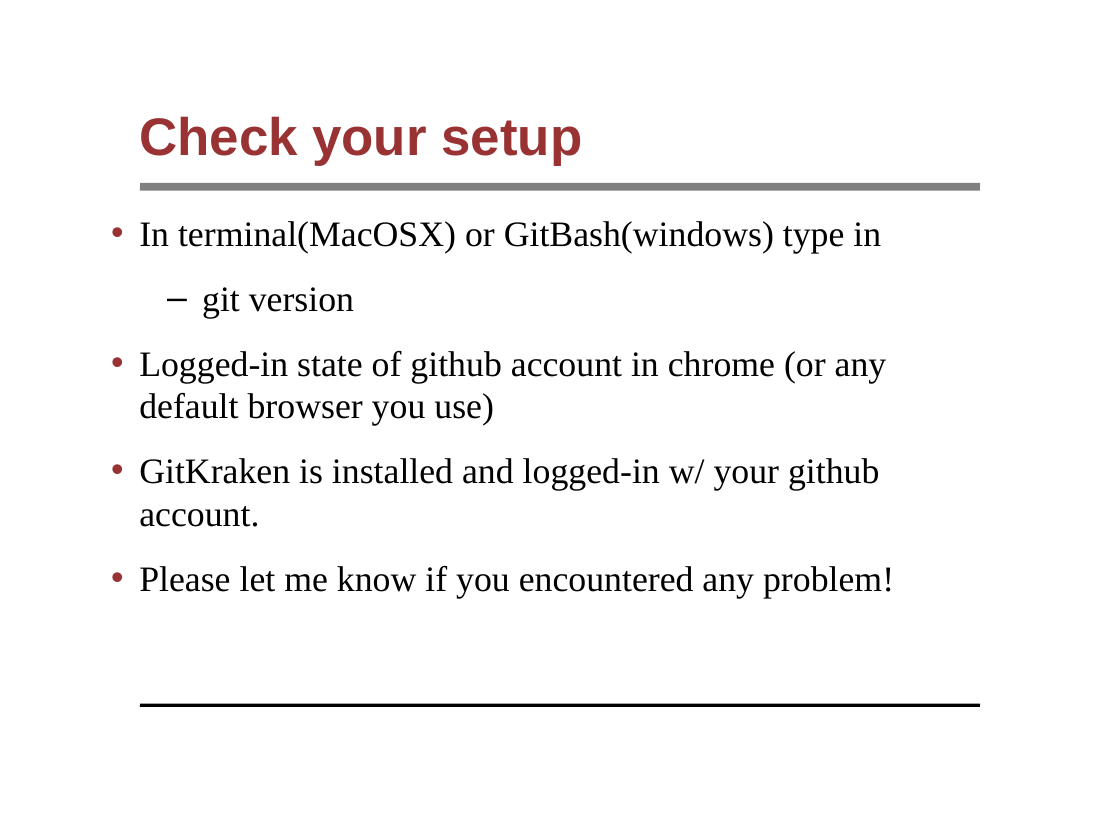
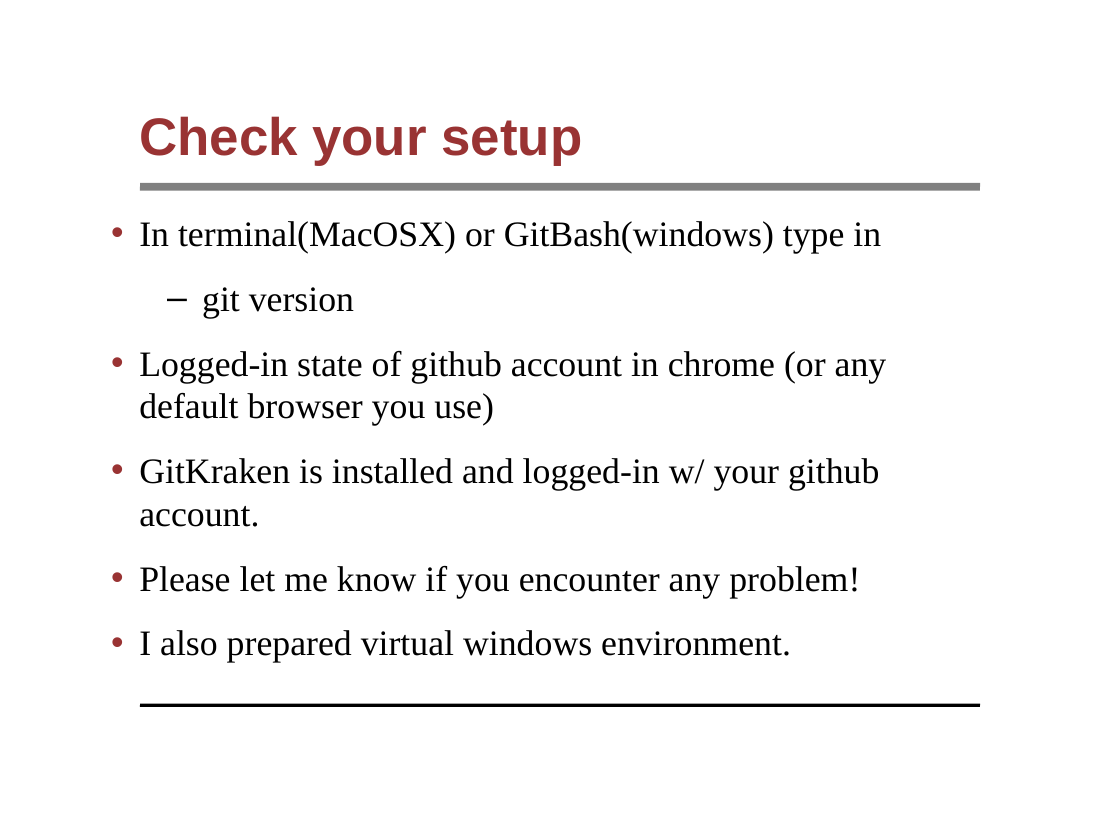
Before and after one commit to syyunn/pml-git, a slide deck: slide 10 of main.ppt. Drawn at 1120x840 pixels with LibreOffice and Linux fonts; fonts in the diff are those of the drawing; background and template pictures are left out. Boxes give left, top, right and bottom in pixels: in the first picture for what was removed or moved away, otherwise in the second. Text is boxed around its words. In the diff, an @@ line names an element or a change of style, - is before the commit and + after.

Commit message:
add change

```diff
--- a/main.ppt
+++ b/main.ppt
@@ text at <box>139,566,860,663</box>: text changed @@
-• Please let me know if you encountered any problem!
+• Please let me know if you encounter any problem!
+• I also prepared virtual windows environment.
```
